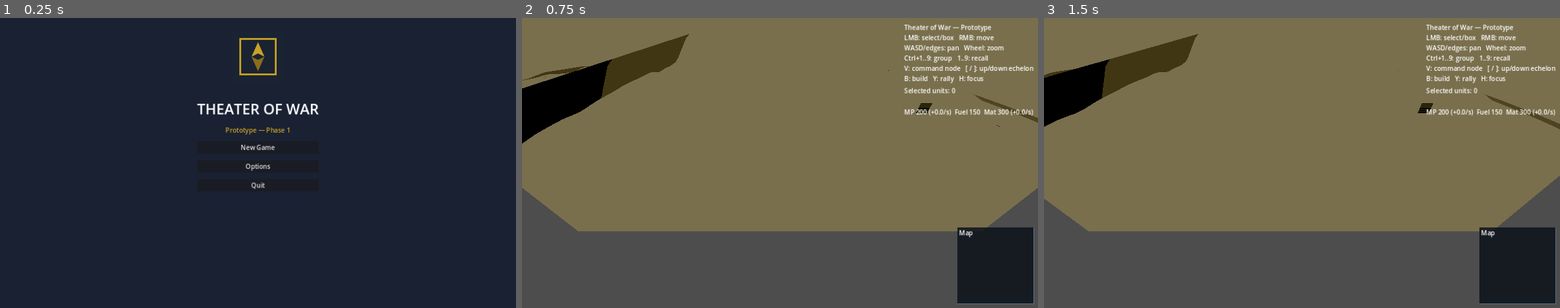
Above: before the commit, frames 1-3 (left to right).
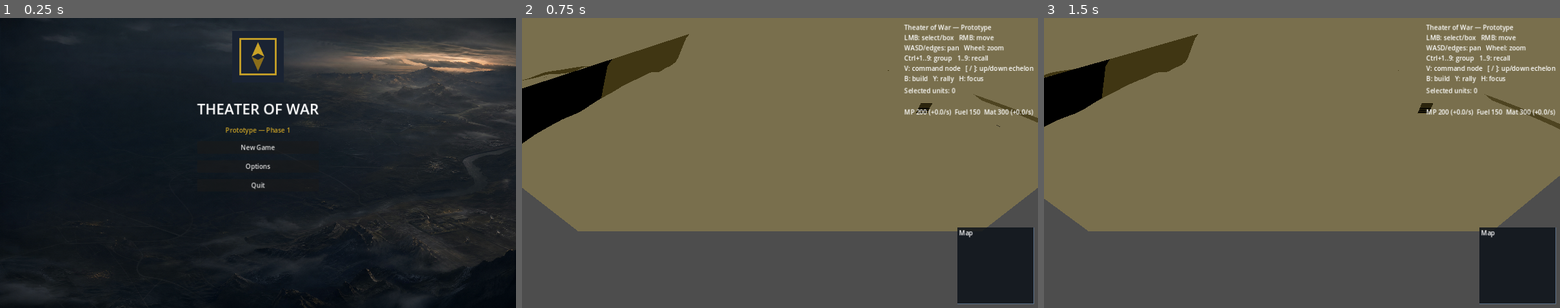
Above: after the commit, the same moments.

Repository: melsofany/Theater-of-War-
Game: Godot game, scene res://src/UI/MainMenu.tscn
Same seed, same stepped clock (60 frames per second), same inputs: the game is played once before the commit and once after it.
Inputs (mouse positions are in pixels of both pictures, inside the frame that each line leads up to):
- Up to frame 1 (0.25 s): no input
- Up to frame 2 (0.75 s): click "New Game" at 0.5 s
- Up to frame 3 (1.5 s): tap Enter at 1.25 s; move the mouse to (1415, 148) at 1.27 s; hold D (move_east) from 1.28 s (still down); hold Shift from 1.28 s (still down); click (1415, 148) at 1.42 s

The runs differ from the first frame. In frame 1, 21% of the frame differs, in the area x 0-100%, y 0-100%; in frame 2, nothing differs; in frame 3, nothing differs.

Commit message:
Phase 10c: wire generated assets (audio/icons/UI) into the game
Merge the externally-generated asset pack (assets branch) and wire it into code:
- MainMenu: plays menu_theme music on entry, stops on New Game; uses menu_bg
  background texture (TextureRect replaces placeholder ColorRect).
- Unit: plays per-category fire SFX on attack (infantry/tank/artillery/aa/
  aircraft) and explosion SFX on death, resolved via tree path for robust
  headless compile.
- AudioManager: lazy player-pool init + null guards so early calls are safe.
- UnitType.key set at registration (UnitFactory._register / register_from_dict);
  HUD.SelectionIcon loads res://assets/icons/units/<key>.png for the selected
  unit.
- tests/test_phase10c_assets.gd: asset existence/load + key wiring (124 / 295).
- docs/ROADMAP.md: Phase 10c section.

Validate clean; project boots clean; no secrets.

Co-authored-by: openhands <openhands@all-hands.dev>

Diff:
--- a/src/UI/AudioManager.gd
+++ b/src/UI/AudioManager.gd
@@ -15,6 +15,12 @@
 
 
 func _ready() -> void:
+	_ensure_players()
+
+
+func _ensure_players() -> void:
+	if _music_player != null:
+		return
 	for i in range(sfx_pool_size):
 		var p := AudioStreamPlayer.new()
 		p.bus = "Master"
@@ -33,6 +39,7 @@
 				_missing_logged[name] = true
 			return
 		_sfx[name] = stream
+	_ensure_players()
 	var p := _next_player()
 	if p:
 		p.stream = _sfx[name]
@@ -40,6 +47,7 @@
 
 
 func play_music(name: String) -> void:
+	_ensure_players()
 	if _music_player.stream != null and _music_player.playing:
 		_music_player.stop()
 	var stream := load("res://assets/audio/music/%s.ogg" % name)
--- a/src/UI/HUD.gd
+++ b/src/UI/HUD.gd
@@ -16,6 +16,7 @@
 @onready var intel_label: Label = $VBox/IntelLabel
 @onready var campaign_label: Label = $VBox/CampaignLabel
 @onready var building_label: Label = $VBox/BuildingLabel
+@onready var selection_icon: TextureRect = $SelectionIcon
 
 
 func _ready() -> void:
@@ -63,7 +64,23 @@
 	_update_intel()
 	_update_campaign()
 	_update_command()
+	_update_selection_icon()
 	queue_redraw()
+
+
+func _update_selection_icon() -> void:
+	if selection_icon == null:
+		return
+	var units: Array = SelectionManager.selected if SelectionManager else []
+	if units.is_empty():
+		selection_icon.texture = null
+		return
+	var u: Unit = units[0]
+	if u.unit_type == null or u.unit_type.key.is_empty():
+		selection_icon.texture = null
+		return
+	var tex := load("res://assets/icons/units/%s.png" % u.unit_type.key)
+	selection_icon.texture = tex
 
 
 func _update_logistics() -> void:
--- a/src/UI/HUD.tscn
+++ b/src/UI/HUD.tscn
@@ -49,3 +49,15 @@
 
 [node name="BuildingLabel" type="Label" parent="VBox"]
 text = ""
+
+[node name="SelectionIcon" type="TextureRect" parent="."]
+anchors_preset = 2
+anchor_left = 1.0
+anchor_right = 1.0
+offset_left = -96.0
+offset_top = 140.0
+offset_right = -32.0
+offset_bottom = 204.0
+grow_horizontal = 0
+expand_mode = 1
+stretch_mode = 5
--- a/src/UI/MainMenu.gd
+++ b/src/UI/MainMenu.gd
@@ -8,7 +8,16 @@
 class_name MainMenu
 
 
+func _ready() -> void:
+	var am := get_node_or_null("/root/AudioManager")
+	if am and am.has_method("play_music"):
+		am.play_music("menu_theme")
+
+
 func _on_new_game_pressed() -> void:
+	var am := get_node_or_null("/root/AudioManager")
+	if am and am.has_method("stop_music"):
+		am.stop_music()
 	get_tree().change_scene_to_file("res://src/UI/Main.tscn")
 
 
--- a/src/UI/MainMenu.tscn
+++ b/src/UI/MainMenu.tscn
@@ -1,7 +1,8 @@
-[gd_scene load_steps=3 format=3 uid="uid://menutowar01"]
+[gd_scene load_steps=4 format=3 uid="uid://menutowar01"]
 
 [ext_resource type="Script" path="res://src/UI/MainMenu.gd" id="1_menu"]
 [ext_resource type="Texture2D" path="res://icon.svg" id="2_icon"]
+[ext_resource type="Texture2D" path="res://assets/ui/menu_bg.png" id="3_bg"]
 
 [node name="MainMenu" type="Control"]
 anchors_preset = 15
@@ -11,13 +12,15 @@
 grow_vertical = 2
 script = ExtResource("1_menu")
 
-[node name="BG" type="ColorRect" parent="."]
+[node name="BG" type="TextureRect" parent="."]
 anchors_preset = 15
 anchor_right = 1.0
 anchor_bottom = 1.0
 grow_horizontal = 2
 grow_vertical = 2
-color = Color(0.1, 0.13, 0.2, 1)
+texture = ExtResource("3_bg")
+expand_mode = 1
+stretch_mode = 6
 
 [node name="VBox" type="VBoxContainer" parent="."]
 anchors_preset = 8
--- a/src/Units/Unit.gd
+++ b/src/Units/Unit.gd
@@ -279,9 +279,31 @@
 		# Out of ammo: cannot fire this tick.
 		return
 	supply = maxf(supply - ammo_per_shot, 0.0)
+	_play_fire_sfx()
 	var raw: float = unit_type.damage * compute_readiness()
 	var dmg: float = Balance.scaled_damage(raw) if Balance else raw
 	other.take_damage(dmg)
+
+
+func _play_fire_sfx() -> void:
+	var am := get_node_or_null("/root/AudioManager")
+	if am and am.has_method("play_sfx"):
+		am.play_sfx(_fire_sfx_name())
+
+
+func _fire_sfx_name() -> String:
+	match unit_type.category:
+		UnitType.Category.INFANTRY:
+			return "infantry_fire"
+		UnitType.Category.TANK:
+			return "tank_fire"
+		UnitType.Category.ARTILLERY:
+			return "artillery_fire"
+		UnitType.Category.AIR_DEFENSE:
+			return "aa_fire"
+		UnitType.Category.AIRCRAFT, UnitType.Category.HELICOPTER:
+			return "aircraft_fire"
+	return "infantry_fire"
 
 
 func take_damage(amount: float) -> void:
@@ -301,6 +323,9 @@
 		return
 	alive = false
 	health = 0.0
+	var am := get_node_or_null("/root/AudioManager")
+	if am and am.has_method("play_sfx"):
+		am.play_sfx("explosion")
 	died.emit(self)
 	_update_health_bar()
 	# Detach from selection and hide; the world/manager can free later.
--- a/src/Units/UnitFactory.gd
+++ b/src/Units/UnitFactory.gd
@@ -57,6 +57,7 @@
 
 
 func _register(key: String, t: UnitType) -> void:
+	t.key = key
 	_types[key] = t
 
 
--- a/src/Units/UnitType.gd
+++ b/src/Units/UnitType.gd
@@ -20,6 +20,9 @@
 }
 
 @export var display_name: String = "Unit"
+## Registry key (matches the UnitFactory key and the icon filename, e.g.
+## "tank" -> res://assets/icons/units/tank.png). Set at registration time.
+@export var key: String = ""
 @export var category: Category = Category.INFANTRY
 @export var domain: Domain = Domain.GROUND
 @export var max_health: float = 100.0
--- /dev/null
+++ b/tests/test_phase10c_assets.gd
@@ -0,0 +1,61 @@
+extends GutTest
+## Phase 10c — asset wiring tests. Verifies generated assets exist and load in
+## Godot, and that UnitType.key is set on registration (drives the HUD icon).
+
+const ICON_KEYS := [
+	"infantry", "vehicle", "tank", "artillery", "air_defense",
+	"aircraft", "helicopter", "destroyer", "frigate", "heavy_tank",
+]
+
+func test_unit_type_key_set_on_register():
+	var t: UnitType = UnitFactory.get_type("tank")
+	assert_eq(t.key, "tank")
+	var inf: UnitType = UnitFactory.get_type("infantry")
+	assert_eq(inf.key, "infantry")
+
+
+func test_register_from_dict_sets_key():
+	UnitFactory.register_from_dict("wired_test_unit", {"max_health": 90})
+	var t: UnitType = UnitFactory.get_type("wired_test_unit")
+	assert_eq(t.key, "wired_test_unit")
+
+
+func test_fire_sfx_name_by_category():
+	var u: Unit = load("res://src/Units/Unit.tscn").instantiate()
+	u.unit_type = UnitFactory.get_type("tank")
+	add_child(u)
+	assert_eq(u._fire_sfx_name(), "tank_fire")
+	u.unit_type = UnitFactory.get_type("artillery")
+	assert_eq(u._fire_sfx_name(), "artillery_fire")
+	u.unit_type = UnitFactory.get_type("air_defense")
+	assert_eq(u._fire_sfx_name(), "aa_fire")
+	u.unit_type = UnitFactory.get_type("aircraft")
+	assert_eq(u._fire_sfx_name(), "aircraft_fire")
+
+
+func test_combat_sfx_assets_exist_and_load():
+	for name in ["infantry_fire", "tank_fire", "artillery_fire", "aa_fire", "aircraft_fire", "explosion"]:
+		var path := "res://assets/audio/sfx/%s.ogg" % name
+		assert_true(ResourceLoader.exists(path), "missing SFX: %s" % path)
+		var s := load(path)
+		assert_not_null(s, "failed to load SFX: %s" % path)
+
+
+func test_menu_music_asset_exists_and_loads():
+	var path := "res://assets/audio/music/menu_theme.ogg"
+	assert_true(ResourceLoader.exists(path))
+	assert_not_null(load(path))
+
+
+func test_menu_background_asset_exists_and_loads():
+	var path := "res://assets/ui/menu_bg.png"
+	assert_true(ResourceLoader.exists(path))
+	assert_not_null(load(path))
+
+
+func test_unit_icon_assets_exist_and_load():
+	for key in ICON_KEYS:
+		var path := "res://assets/icons/units/%s.png" % key
+		assert_true(ResourceLoader.exists(path), "missing icon: %s" % path)
+		var tex := load(path)
+		assert_not_null(tex, "failed to load icon: %s" % path)
Not shown, changed: docs/ROADMAP.md
